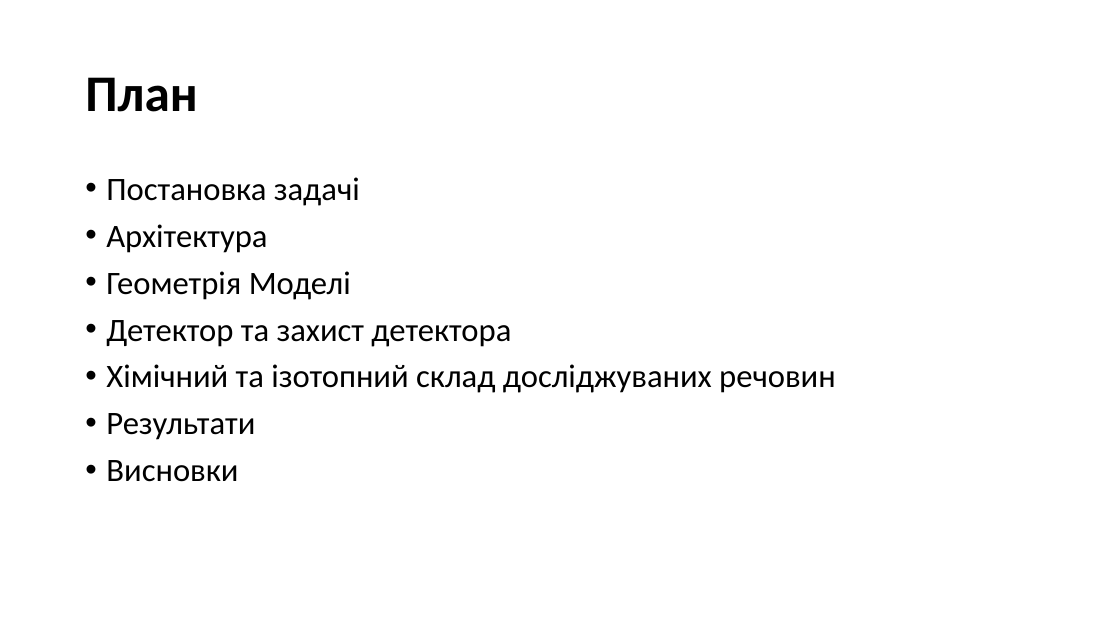
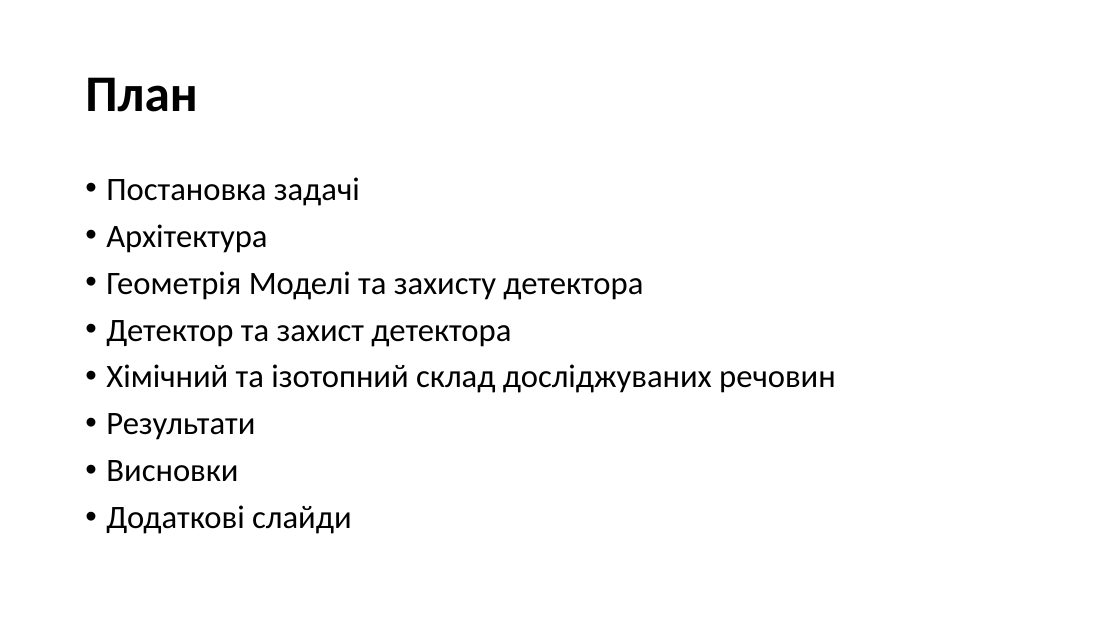
Before and after one commit to npd2020/diploms, a slide deck: slide 2 of v.haponov/Presentation/Valentyn_Haponov.pptx. Drawn at 1120x630 pixels with LibreOffice and Linux fonts; fonts in the diff are those of the drawing. Boxes give left, top, right and bottom in pixels: in the first picture for what was removed or moved away, otherwise in the second. Text is boxed around its words. In the diff, an @@ line names an element or a change of style, - is before the commit and + after.

```diff
--- a/v.haponov/Presentation/Valentyn_Haponov.pptx
+++ b/v.haponov/Presentation/Valentyn_Haponov.pptx
@@ text at <box>106,271,643,300</box>: text changed @@
-• Геометрія Моделі
+• Геометрія Моделі та захисту детектора
@@ text at <box>106,505,352,534</box>: paragraph added @@
+• Додаткові слайди
```
Also in this commit, not shown: 2 other slides changed, 3 slides added, 1 slide removed, 10 other files.
